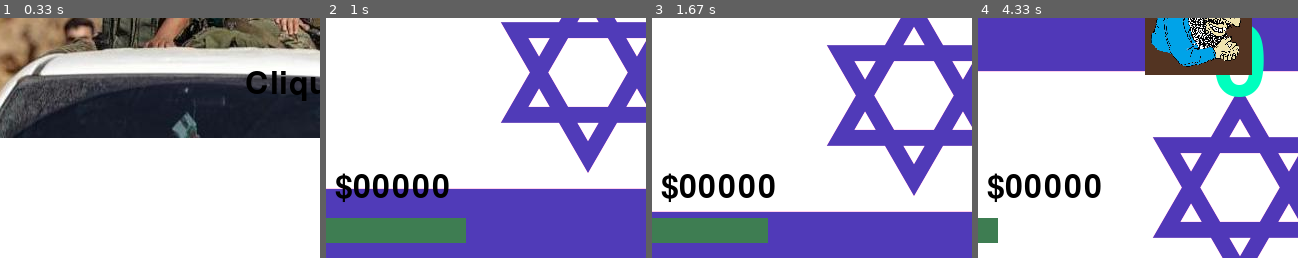
Above: before the commit, frames 1-4 (left to right).
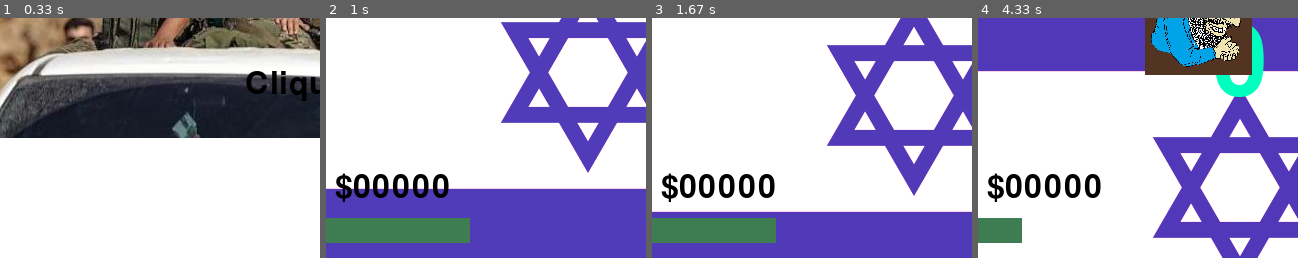
Above: after the commit, the same moments.

Repository: insper-classroom/projeto-pygame-jogo-thais-e-gustavo-valente
Game: pygame game, started from jogo.py
The game is run twice, just before and just after one commit, with the same random seed, the same clock (stepped at 60 frames per second) and the same inputs.
Inputs (mouse positions are % of the whole screen's width and height, from its top left):
- Up to frame 1 (0.33 s): no input
- Up to frame 2 (1 s): click "Clique aqui para começar" at 0.38 s; click (26, 51) at 0.72 s
- Up to frame 3 (1.67 s): click (65, 15) at 1.05 s; click (52, 16) at 1.38 s
- Up to frame 4 (4.33 s): click (51, 61) at 1.72 s; click (76, 66) at 2.05 s; click (76, 41) at 2.38 s; click (86, 42) at 2.72 s; click (85, 70) at 3.05 s; click (54, 46) at 3.38 s; click (28, 32) at 3.72 s; click (77, 61) at 4.05 s
The pictures show only the part of the screen within x 9-59%, y 50-100%; the shares and areas given below are measured in that part.

Frame 1 is identical in both runs. In frame 2, 0.1% of the frame differs, in the area x 43-45%, y 83-94%; in frame 3, 0.3%; in frame 4, 0.8%, in the area x 6-14%, y 83-94%.

Commit message:
organizando arquivos

Diff:
--- a/jogo.py
+++ b/jogo.py
@@ -9,7 +9,7 @@
     aceleracao = 0.25
     velocidade = pygame.Vector2()
     velocidade.xy = 4.3, 0
-    viradodireita = pygame.image.load('player.png')
+    viradodireita = pygame.image.load('assets/img/player.png')
     viradodireita = pygame.transform.scale(viradodireita, (100, 100))
     viradoesquerda = pygame.transform.flip(viradodireita, True, False)
     flipatual = viradoesquerda
@@ -20,7 +20,7 @@
         super().__init__()
         self.posicao = pygame.Vector2()
         self.posicao.xy
-        self.spritedinheiro = pygame.image.load('money.png')
+        self.spritedinheiro = pygame.image.load('assets/img/money.png')
         self.spritedinheiro = pygame.transform.scale(self.spritedinheiro, (50, 80))
 
 class Bomba(pygame.sprite.Sprite):
@@ -28,14 +28,14 @@
         super().__init__()
         self.posicao = pygame.Vector2()
         self.posicao.xy
-        self.spritebomba = pygame.image.load('bomba.png')
+        self.spritebomba = pygame.image.load('assets/img/bomba.png')
         self.spritebomba = pygame.transform.scale(self.spritebomba, (50, 80))
 
 class Fundo:
     def __init__(self):
-        self.spritefundo = pygame.image.load('bandeirafundo.png')
+        self.spritefundo = pygame.image.load('assets/img/bandeirafundo.png')
         self.posicao = 0
-        self.cornormal = pygame.image.load('bandeirafundo.png')
+        self.cornormal = pygame.image.load('assets/img/bandeirafundo.png')
 
     def defineSprite(self, corf):
         copia = self.cornormal.copy()
@@ -48,7 +48,7 @@
         self.preco = 3
         self.nivel = 1
 
-    spritebotao = pygame.image.load('button.png')
+    spritebotao = pygame.image.load('assets/img/button.png')
 
 
 
@@ -75,10 +75,10 @@
     fonte_menor = pygame.font.Font(pygame.font.get_default_font(), 20)
 
     #carrega as imagens
-    sompulo = pygame.mixer.Sound('tiro.mp3')
-    somdinheiro = pygame.mixer.Sound('moneysound.mp3')
-    explodindo = pygame.mixer.Sound('explosao.mp3')
-    musica = pygame.mixer.music.load('musicaestadoislamico.mp3')
+    sompulo = pygame.mixer.Sound('assets/snd/tiro.mp3')
+    somdinheiro = pygame.mixer.Sound('assets/snd/moneysound.mp3')
+    explodindo = pygame.mixer.Sound('assets/snd/explosao.mp3')
+    musica = pygame.mixer.music.load('assets/snd/musicaestadoislamico.mp3')
     BRANCO = (255, 255, 255)
 
     rotacao = -3.5
@@ -113,9 +113,9 @@
 
     fps = 60
     last_updated = time.time()
-    planodefundostart = pygame.image.load('planodefundostart.png')
-    retrybutton = pygame.image.load('retry_button.png')
-    botaotentenovamente = fonte_pequena.render('Recomeçar', True, (0, 0, 0))
+    planodefundostart = pygame.image.load('assets/img/planodefundostart.png')
+    retrybutton = pygame.image.load('assets/img/retry_button.png')
+    botaotentenovamente = fonte_menor.render('Recomeçar', True, (0, 0, 0))
 
     #loop da tela de titulo
     while True:
@@ -208,7 +208,7 @@
         pygame.draw.rect(window, (62, 125, 82), (20, 440, 200*(vida/100), 25))
 
 
-        vida -= 0.3*deltat
+        vida -= 0.25*deltat
         if vida <= 0 and not morto:
             morto = True
 
Renamed: bandeirafundo.png -> assets/img/bandeirafundo.png
Renamed: bomba.png -> assets/img/bomba.png
Renamed: button.png -> assets/img/button.png
Renamed: money.png -> assets/img/money.png
Renamed: planodefundostart.png -> assets/img/planodefundostart.png
Renamed: player.png -> assets/img/player.png
Renamed: retry_button.png -> assets/img/retry_button.png
Not shown, added: assets/snd/explosao.mp3
Not shown, added: assets/snd/moneysound.mp3
Not shown, added: assets/snd/musicaestadoislamico.mp3
Not shown, added: assets/snd/tiro.mp3
